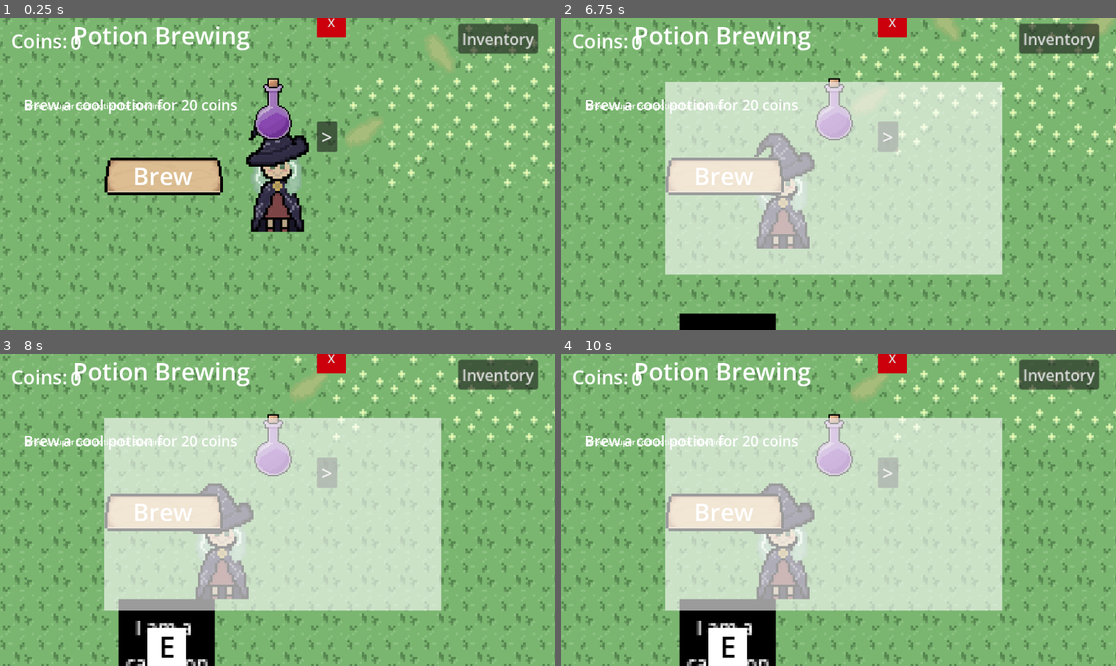
Above: before the commit, frames 1-4 (two rows, left to right).
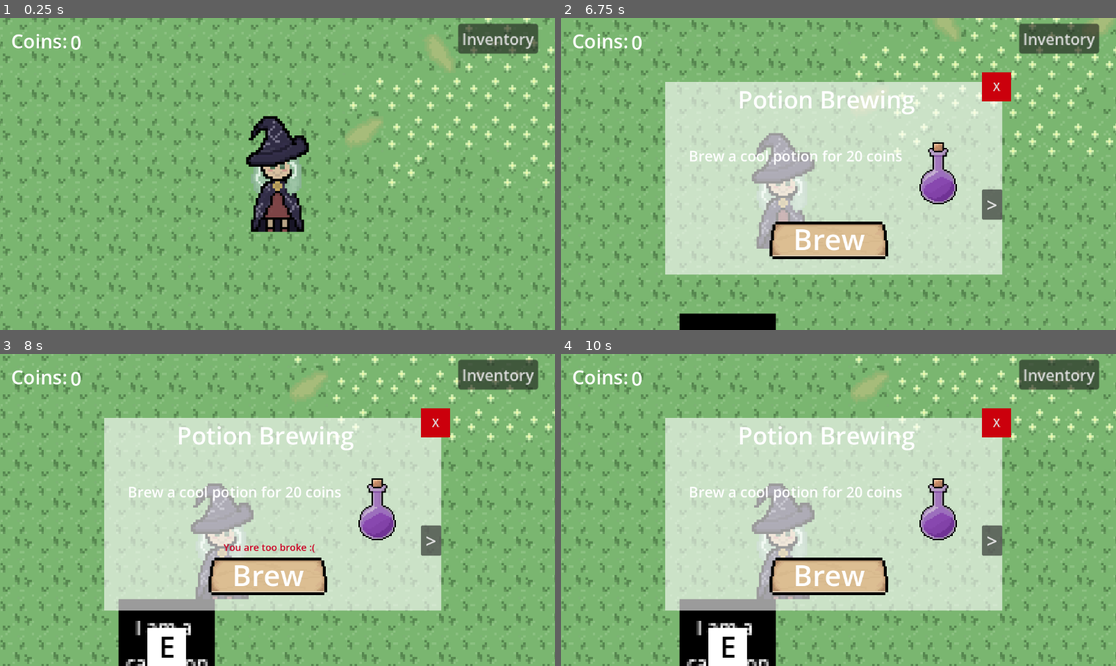
Above: after the commit, the same moments.

Repository: knguyen3-skl/github_tut
Game: Godot game, scene res://scenes/level.tscn
Two runs of this game, one before a commit and one after it. Both use one fixed random seed, a clock stepped at 60 frames per second and the inputs below.
Inputs (mouse positions are in pixels of both pictures, inside the frame that each line leads up to; where the layout moved, square brackets give the same spot in the first picture):
- Up to frame 1 (0.25 s): no input
- Up to frame 2 (6.75 s): click "Inventory" at 0.5 s; click "X" at 1.25 s; tap Enter at 2 s; hold Right (ui_right) 2.03-2.78 s; hold E 2.03-2.78 s; hold Down (ui_down) 2.78-3.53 s; tap E at 2.85, 4.35, 5.85 s; hold Right (ui_right) 3.53-4.28 s; hold E 3.53-4.28 s; hold Up (ui_up) 4.28-5.03 s; hold E 5.03-5.78 s; hold Left (ui_left) 5.03-6.53 s; hold Down (ui_down) from 6.53 s (still down); hold E from 6.53 s (still down)
- Up to frame 3 (8 s): release Down (ui_down) at 7.25 s; release E at 7.25 s; click (266, 572) [166, 510] at 7.25 s
- Up to frame 4 (10 s): click ">" at 8 s; click (827, 572) at 8.77 s; click (677, 538) at 9.5 s, where only the run after the commit has a clickable "<"

The runs differ from the first frame. In frame 1, 5.4% of the frame differs, in the area x 4-63%, y 0-57%; in frame 2, 10%; in frame 3, 10%, in the area x 4-82%, y 0-78%; in frame 4, 10%.

Commit message:
different brews + inventory movement

Diff:
--- a/witchery/scenes/inventory.tscn
+++ b/witchery/scenes/inventory.tscn
@@ -2,16 +2,18 @@
 
 [ext_resource type="Script" uid="uid://dbg5h8w15gmbn" path="res://scripts/inventory.gd" id="1_hj2ta"]
 [ext_resource type="Texture2D" uid="uid://crhc0alwbwdn3" path="res://assets/potion_purple_tech.png" id="1_qw0r6"]
+[ext_resource type="Texture2D" uid="uid://dit7vdud5kxxa" path="res://assets/potion_tech.png" id="3_ty45s"]
 
 [sub_resource type="StyleBoxFlat" id="StyleBoxFlat_hj2ta"]
 bg_color = Color(0.66458356, 0, 0.04976818, 1)
 
-[node name="ColorRect" type="ColorRect" unique_id=1527701950 node_paths=PackedStringArray("purple_potion")]
+[node name="ColorRect" type="ColorRect" unique_id=1527701950 node_paths=PackedStringArray("purple_potion", "blue_potion")]
 offset_right = 887.0
 offset_bottom = 493.0
 color = Color(0.38928655, 0.38928664, 0.38928658, 1)
 script = ExtResource("1_hj2ta")
 purple_potion = NodePath("Label")
+blue_potion = NodePath("Label4")
 
 [node name="PotionPurpleTech" type="Sprite2D" parent="." unique_id=1004625745]
 position = Vector2(74, 75)
@@ -44,4 +46,26 @@
 theme_override_styles/normal = SubResource("StyleBoxFlat_hj2ta")
 text = "X"
 
+[node name="PotionTech" type="Sprite2D" parent="." unique_id=1201370349]
+position = Vector2(226, 70)
+scale = Vector2(2.625, 2.625)
+texture = ExtResource("3_ty45s")
+
+[node name="Label3" type="Label" parent="." unique_id=1134718666]
+layout_mode = 0
+offset_left = 178.0
+offset_top = 128.0
+offset_right = 235.0
+offset_bottom = 151.0
+text = "Owned"
+
+[node name="Label4" type="Label" parent="." unique_id=746797733]
+layout_mode = 0
+offset_left = 239.0
+offset_top = 126.0
+offset_right = 279.0
+offset_bottom = 154.0
+theme_override_font_sizes/font_size = 20
+text = "0"
+
 [connection signal="pressed" from="Button" to="." method="_exit_inventory"]
--- a/witchery/scenes/level.tscn
+++ b/witchery/scenes/level.tscn
@@ -60,12 +60,13 @@
 
 [node name="CanvasLayer" type="CanvasLayer" parent="." unique_id=2083746308]
 
-[node name="ColorRect2" parent="CanvasLayer" unique_id=1527701950 instance=ExtResource("7_klq6b")]
+[node name="ColorRect2" parent="CanvasLayer" unique_id=1527701950 node_paths=PackedStringArray("player_cam") instance=ExtResource("7_klq6b")]
 visible = false
 offset_left = 87.0
 offset_top = 112.0
 offset_right = 974.0
 offset_bottom = 605.0
+player_cam = NodePath("../../CharacterBody2D/Camera2D")
 
 [node name="Label" type="Label" parent="CanvasLayer" unique_id=1217283519]
 offset_left = 23.0
--- a/witchery/scenes/potion_brewing.tscn
+++ b/witchery/scenes/potion_brewing.tscn
@@ -3,30 +3,42 @@
 [ext_resource type="Script" uid="uid://iw5gkyhxi7bl" path="res://scripts/potion_brewing.gd" id="1_r2ldb"]
 [ext_resource type="Texture2D" uid="uid://dri8or757ah0y" path="res://assets/button_bold_tech.png" id="2_a2xwt"]
 [ext_resource type="Texture2D" uid="uid://crhc0alwbwdn3" path="res://assets/potion_purple_tech.png" id="3_a2xwt"]
+[ext_resource type="Texture2D" uid="uid://dit7vdud5kxxa" path="res://assets/potion_tech.png" id="4_280xy"]
 
 [sub_resource type="StyleBoxFlat" id="StyleBoxFlat_r2ldb"]
 bg_color = Color(0.79607844, 0, 0.047058824, 1)
 
-[node name="ColorRect" type="ColorRect" unique_id=848347300 node_paths=PackedStringArray("timer")]
+[node name="ColorRect" type="ColorRect" unique_id=848347300 node_paths=PackedStringArray("timer", "no_money", "purple_button", "blue_button", "purple_price", "blue_price", "purple_potion", "blue_potion", "purple_to_blue", "blue_to_purple")]
 offset_right = 700.0
 offset_bottom = 400.0
 color = Color(1, 1, 1, 0.60784316)
 script = ExtResource("1_r2ldb")
 timer = NodePath("Timer")
+no_money = NodePath("Label4")
+purple_button = NodePath("TextureButton")
+blue_button = NodePath("TextureButton2")
+purple_price = NodePath("Label3")
+blue_price = NodePath("Label6")
+purple_potion = NodePath("PotionPurpleTech")
+blue_potion = NodePath("PotionTech")
+purple_to_blue = NodePath("Button2")
+blue_to_purple = NodePath("Button3")
 
-[node name="CanvasLayer" type="CanvasLayer" parent="." unique_id=1138995101]
+[node name="Timer" type="Timer" parent="." unique_id=1094015051]
 
-[node name="Label2" type="Label" parent="CanvasLayer" unique_id=464998859]
-z_index = 1
-offset_left = 263.0
-offset_top = 284.0
-offset_right = 412.0
-offset_bottom = 367.0
-theme_override_font_sizes/font_size = 60
-text = "Brew"
+[node name="Button" type="Button" parent="." unique_id=1831052836]
+layout_mode = 0
+offset_left = 658.0
+offset_top = -20.0
+offset_right = 698.0
+offset_bottom = 20.0
+scale = Vector2(1.5, 1.5)
+theme_override_styles/normal = SubResource("StyleBoxFlat_r2ldb")
+text = "X"
 
-[node name="Label" type="Label" parent="CanvasLayer" unique_id=765713126]
+[node name="Label" type="Label" parent="." unique_id=765713126]
 texture_filter = 1
+layout_mode = 0
 offset_left = 151.0
 offset_top = 1.0
 offset_right = 519.0
@@ -35,7 +47,18 @@
 text = "Potion Brewing"
 horizontal_alignment = 1
 
-[node name="TextureButton" type="TextureButton" parent="CanvasLayer" unique_id=1073951921]
+[node name="Label2" type="Label" parent="." unique_id=464998859]
+z_index = 1
+layout_mode = 0
+offset_left = 266.0
+offset_top = 284.0
+offset_right = 415.0
+offset_bottom = 367.0
+theme_override_font_sizes/font_size = 60
+text = "Brew"
+
+[node name="TextureButton" type="TextureButton" parent="." unique_id=1073951921]
+layout_mode = 0
 offset_left = 196.0
 offset_top = 251.0
 offset_right = 292.0
@@ -43,30 +66,23 @@
 scale = Vector2(3, 3)
 texture_normal = ExtResource("2_a2xwt")
 
-[node name="Button" type="Button" parent="CanvasLayer" unique_id=1831052836]
-offset_left = 658.0
-offset_top = -20.0
-offset_right = 698.0
-offset_bottom = 20.0
-scale = Vector2(1.5, 1.5)
-theme_override_styles/normal = SubResource("StyleBoxFlat_r2ldb")
-text = "X"
-
-[node name="Label3" type="Label" parent="CanvasLayer" unique_id=920909985]
+[node name="Label3" type="Label" parent="." unique_id=920909985]
+layout_mode = 0
 offset_left = 49.0
-offset_top = 159.0
+offset_top = 132.0
 offset_right = 493.0
-offset_bottom = 201.0
+offset_bottom = 174.0
 theme_override_font_sizes/font_size = 30
 text = "Brew a cool potion for 20 coins"
 
-[node name="PotionPurpleTech" type="Sprite2D" parent="CanvasLayer" unique_id=968515113]
+[node name="PotionPurpleTech" type="Sprite2D" parent="." unique_id=968515113]
 position = Vector2(567, 185.00002)
 scale = Vector2(3, 3)
 texture = ExtResource("3_a2xwt")
 
-[node name="Label4" type="Label" parent="CanvasLayer" unique_id=665728897]
+[node name="Label4" type="Label" parent="." unique_id=665728897]
 visible = false
+layout_mode = 0
 offset_left = 248.0
 offset_top = 254.0
 offset_right = 438.0
@@ -75,19 +91,17 @@
 theme_override_font_sizes/font_size = 20
 text = "You are too broke :("
 
-[node name="Button2" type="Button" parent="CanvasLayer" unique_id=360735254]
+[node name="Button2" type="Button" parent="." unique_id=360735254]
+layout_mode = 0
 offset_left = 658.0
-offset_top = 215.0
+offset_top = 223.0
 offset_right = 700.0
-offset_bottom = 278.0
+offset_bottom = 286.0
 theme_override_font_sizes/font_size = 40
 text = ">"
 
-[node name="Timer" type="Timer" parent="." unique_id=1094015051]
-
-[node name="CanvasLayer2" type="CanvasLayer" parent="." unique_id=1956235276]
-
-[node name="TextureButton" type="TextureButton" parent="CanvasLayer2" unique_id=1372853352]
+[node name="TextureButton2" type="TextureButton" parent="." unique_id=1372853352]
+layout_mode = 0
 offset_left = 196.0
 offset_top = 251.00002
 offset_right = 292.0
@@ -95,21 +109,32 @@
 scale = Vector2(3, 3)
 texture_normal = ExtResource("2_a2xwt")
 
-[node name="Label" type="Label" parent="CanvasLayer2" unique_id=1005727043]
-offset_left = 276.0
-offset_top = 293.0
-offset_right = 400.0
-offset_bottom = 362.0
-theme_override_font_sizes/font_size = 50
-text = "Brew"
+[node name="Label6" type="Label" parent="." unique_id=428418925]
+layout_mode = 0
+offset_left = 49.0
+offset_top = 132.0
+offset_right = 583.0
+offset_bottom = 219.0
+theme_override_font_sizes/font_size = 30
+text = "Brew a super cool potion
+for 30 coins"
 
-[node name="Label2" type="Label" parent="CanvasLayer2" unique_id=428418925]
-offset_left = 53.0
-offset_top = 171.0
-offset_right = 339.0
-offset_bottom = 194.0
-text = "Brew a super cool potion for 30 coins"
+[node name="PotionTech" type="Sprite2D" parent="." unique_id=1071053387]
+position = Vector2(567, 187)
+scale = Vector2(3.5273438, 3.5273438)
+texture = ExtResource("4_280xy")
 
-[connection signal="pressed" from="CanvasLayer/TextureButton" to="." method="_brewed"]
-[connection signal="pressed" from="CanvasLayer/Button" to="." method="_exit_brewing"]
+[node name="Button3" type="Button" parent="." unique_id=777904626]
+layout_mode = 0
+offset_top = 219.0
+offset_right = 43.0
+offset_bottom = 285.0
+theme_override_font_sizes/font_size = 40
+text = "<"
+
 [connection signal="timeout" from="Timer" to="." method="_on_timer_timeout"]
+[connection signal="pressed" from="Button" to="." method="_exit_brewing"]
+[connection signal="pressed" from="TextureButton" to="." method="_purple_brewed"]
+[connection signal="pressed" from="Button2" to="." method="_purple_to_blue"]
+[connection signal="pressed" from="TextureButton2" to="." method="_blue_brewed"]
+[connection signal="pressed" from="Button3" to="." method="_blue_to_pruple"]
--- a/witchery/scripts/Global.gd
+++ b/witchery/scripts/Global.gd
@@ -23,6 +23,7 @@
 
 var inventory = {
 	"purple_potion": 0,
+	"blue_potion": 0,
 }
 
 # Called when the node enters the scene tree for the first time.
--- a/witchery/scripts/cauldron.gd
+++ b/witchery/scripts/cauldron.gd
@@ -15,6 +15,12 @@
 		print("potion")
 		Global.potion_brewing = true
 		brewing.show()
+		brewing.get_child(9).hide()
+		brewing.get_child(10).hide()
+		brewing.get_child(11).hide()
+		brewing.get_child(4).show()
+		brewing.get_child(5).show()
+		brewing.get_child(6).show()
 
 
 func _on_area_2d_entered(area: Area2D) -> void:
--- a/witchery/scripts/inventory.gd
+++ b/witchery/scripts/inventory.gd
@@ -1,21 +1,28 @@
 extends ColorRect
 @export var purple_potion: Label
+@export var blue_potion: Label
+@export var player_cam: Camera2D
 
 # Called when the node enters the scene tree for the first time.
 func _ready() -> void:
 	hide()
 	purple_potion.text = str(Global.inventory["purple_potion"])
+	blue_potion.text = str(Global.inventory["blue_potion"])
 
 
 # Called every frame. 'delta' is the elapsed time since the previous frame.
 func _process(delta: float) -> void:
 	purple_potion.text = str(Global.inventory["purple_potion"])
+	blue_potion.text = str(Global.inventory["blue_potion"])
 
 
 func _on_inventory_pressed() -> void:
 	show()
-
+	player_cam.drag_horizontal_enabled = false
+	player_cam.drag_vertical_enabled = false
 
 
 func _exit_inventory() -> void:
 	hide()
+	player_cam.drag_horizontal_enabled = true
+	player_cam.drag_vertical_enabled = true
--- a/witchery/scripts/potion_brewing.gd
+++ b/witchery/scripts/potion_brewing.gd
@@ -1,20 +1,29 @@
 extends ColorRect
 
 @export var timer: Timer
-
 @export var money: Label
+@export var no_money: Label
+@export var purple_button: TextureButton
+@export var blue_button: TextureButton
+@export var purple_price: Label
+@export var blue_price: Label
+@export var purple_potion: Sprite2D
+@export var blue_potion: Sprite2D
+@export var purple_to_blue: Button
+@export var blue_to_purple: Button
 
 # Called when the node enters the scene tree for the first time.
 func _ready() -> void:
-	pass # Replace with function body.
-
+	blue_button.hide()
+	blue_price.hide()
+	blue_potion.hide()
+	blue_to_purple.hide()
 
 # Called every frame. 'delta' is the elapsed time since the previous frame.
 func _process(delta: float) -> void:
 	pass
 
-
-func _brewed() -> void:
+func _purple_brewed() -> void:
 	if Global.money >= 20:
 		Global.money -= 20
 		money.text = str(Global.money)
@@ -23,13 +32,46 @@
 		print(Global.inventory)
 	else:
 		print("brokie")
-		$Label4.show()
+		no_money.show()
 		timer.start()
-
 
 func _exit_brewing() -> void:
 	hide()
 
 
 func _on_timer_timeout() -> void:
-	$Label4.hide()
+	no_money.hide()
+
+
+func _purple_to_blue() -> void:
+	purple_button.hide()
+	purple_price.hide()
+	purple_potion.hide()
+	purple_to_blue.hide()
+	blue_button.show()
+	blue_price.show()
+	blue_potion.show()
+	blue_to_purple.show()
+
+func _blue_brewed() -> void:
+	if Global.money >= 30:
+		Global.money -= 30
+		money.text = str(Global.money)
+		Global.inventory["blue_potion"] += 1
+		print("blue_potion")
+		print(Global.inventory)
+	else:
+		print("brokie")
+		no_money.show()
+		timer.start()
+
+
+func _blue_to_pruple() -> void:
+	purple_button.show()
+	purple_price.show()
+	purple_potion.show()
+	purple_to_blue.show()
+	blue_button.hide()
+	blue_price.hide()
+	blue_potion.hide()
+	blue_to_purple.hide()
Binary file added: witchery/assets/potion_tech.png
Not shown, added: witchery/assets/potion_tech.png.import
